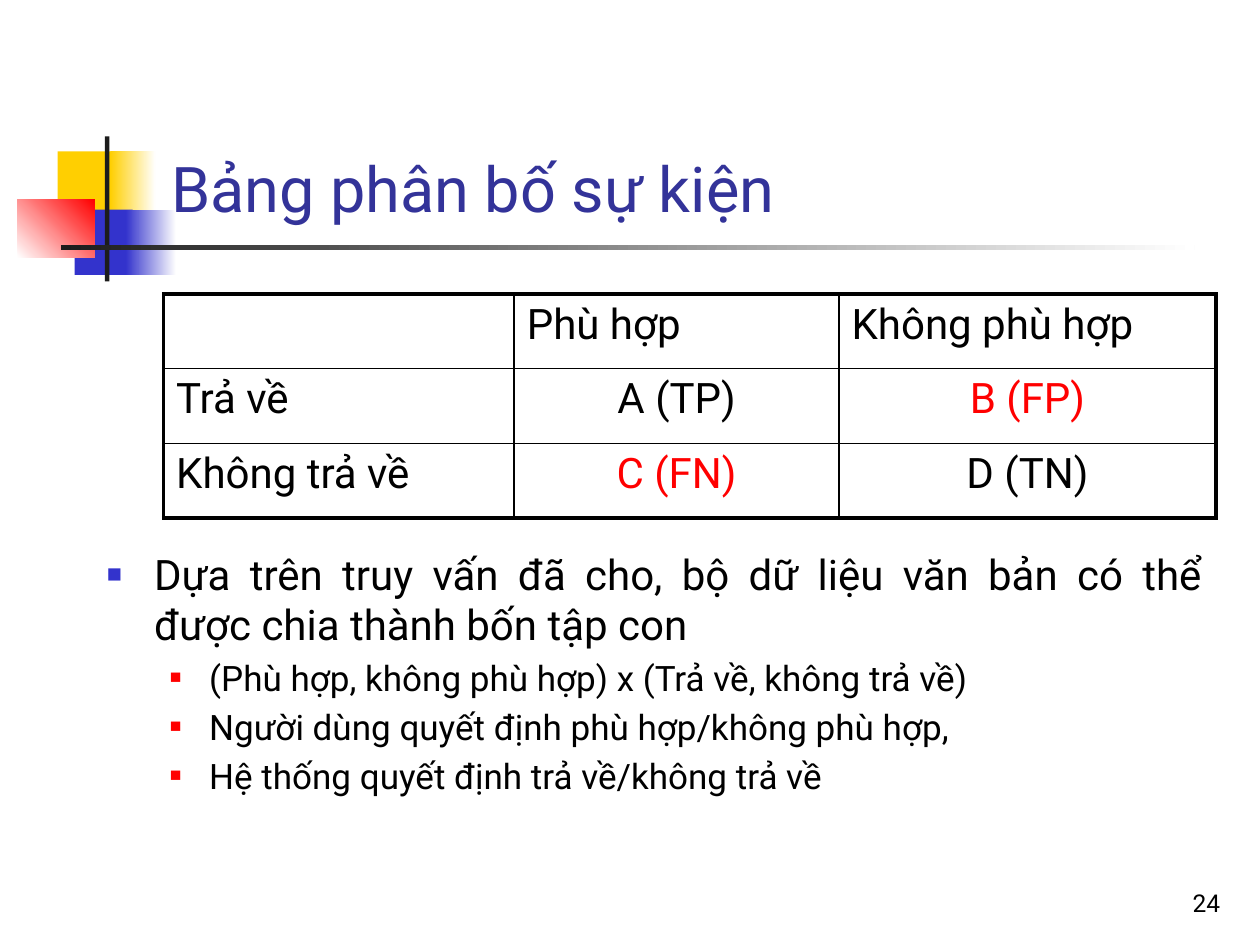
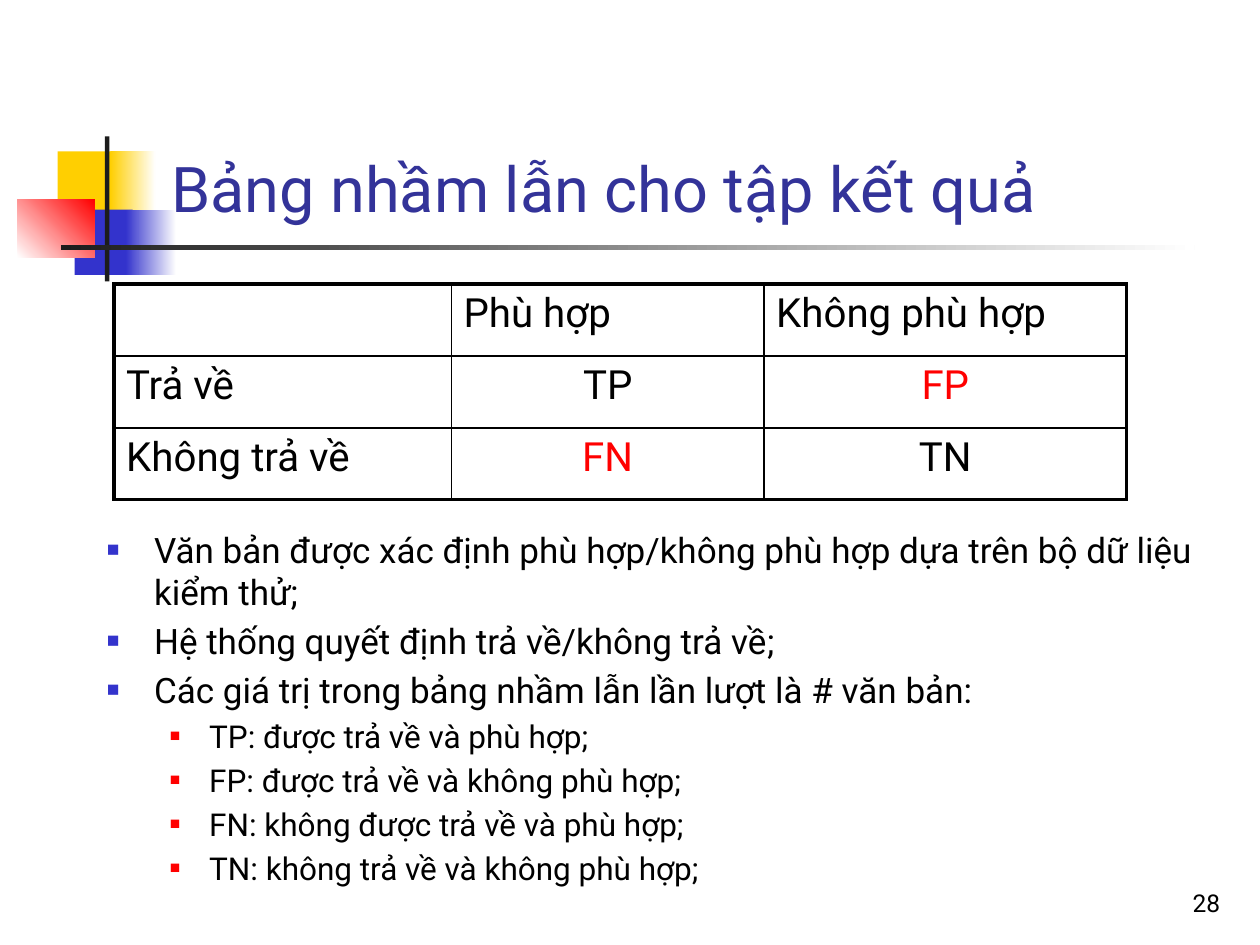
Before and after one commit to bangoc/IT4853, a slide deck: slide 28 of Bai 7 Đánh giá kết quả tìm kiếm_phần 1.pptx (slide 24 before the commit). Drawn at 1260x945 pixels with LibreOffice and Linux fonts; fonts in the diff are those of the drawing. Boxes give left, top, right and bottom in pixels: in the first picture for what was removed or moved away, otherwise in the second. Text is boxed around its words. In the diff, an @@ line names an element or a change of style, - is before the commit and + after.

```diff
--- a/Bai 7 Đánh giá kết quả tìm kiếm_phần 1.pptx
+++ b/Bai 7 Đánh giá kết quả tìm kiếm_phần 1.pptx
@@ title at [171,160,1036,225]: text changed @@
-Bảng phân bố sự kiện
+Bảng nhầm lẫn cho tập kết quả
@@ table at [115,284,1128,499] @@
-row 2, column 2: A (TP)
+row 2, column 2: TP
-row 2, column 3: B (FP)
+row 2, column 3: FP
-row 3, column 2: C (FN)
+row 3, column 2: FN
-row 3, column 3: D (TN)
+row 3, column 3: TN
@@ size 24 to 23 pt in "Phù hợp", "Không phù hợp", "Trả về", "Không trả về" @@
@@ table: place and size @@
-table at [164,294,1216,518]
+table at [115,284,1128,499]
@@ text at [154,534,1192,887]: text changed @@
-■ Dựa trên truy vấn đã cho, bộ dữ liệu văn bản có thể được chia thành bốn tập con
-  ■ (Phù hợp, không phù hợp) x (Trả về, không trả về)
-  ■ Người dùng quyết định phù hợp/không phù hợp,
-  ■ Hệ thống quyết định trả về/không trả về
+■ Văn bản được xác định phù hợp/không phù hợp dựa trên bộ dữ liệu kiểm thử;
+■ Hệ thống quyết định trả về/không trả về;
+■ Các giá trị trong bảng nhầm lẫn lần lượt là # văn bản:
+  ■ TP: được trả về và phù hợp;
+  ■ FP: được trả về và không phù hợp;
+  ■ FN: không được trả về và phù hợp;
+  ■ TN: không trả về và không phù hợp;
@@ page number at [1193,894,1221,913]: text changed @@
-24
+28
```
Also in this commit, not shown: 14 other slides changed, 4 slides added, 2 slides removed, 1 other file.
